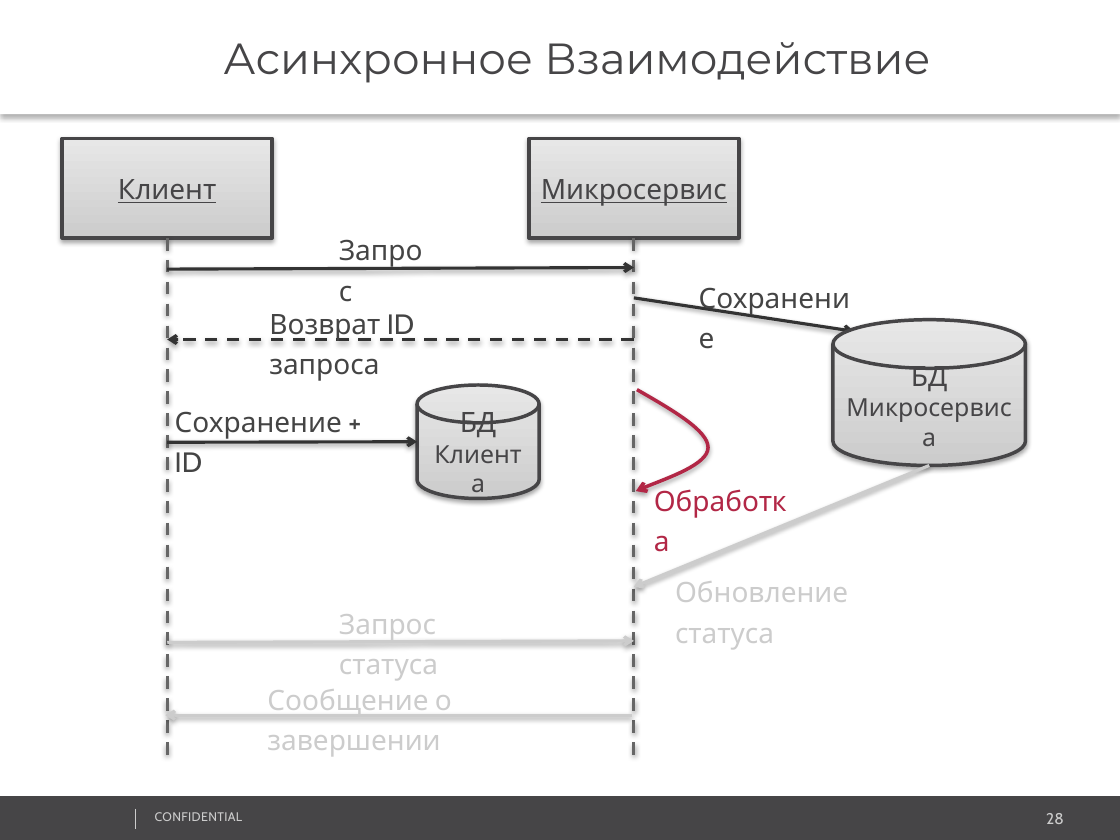
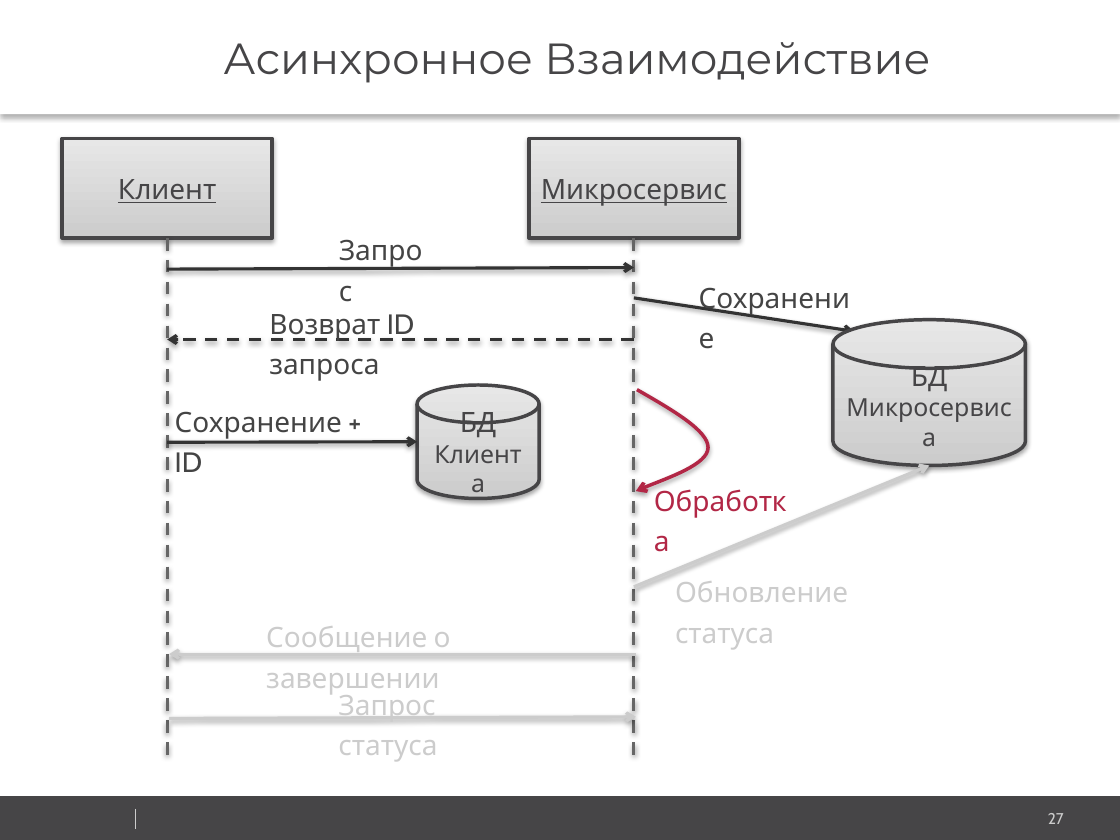
Before and after one commit to vitali-kviatkouski/personal, a slide deck: slide 27 of Microservices_Template.pptx (slide 28 before the commit). Drawn at 1120x840 pixels with LibreOffice and Linux fonts; fonts in the diff are those of the drawing; background and template pictures are left out. Boxes give left, top, right and bottom in pixels: in the first picture for what was removed or moved away, otherwise in the second. Text is boxed around its words. In the diff, an @@ line names an element or a change of style, - is before the commit and + after.

```diff
--- a/Microservices_Template.pptx
+++ b/Microservices_Template.pptx
@@ arrow (634, 587) - (930, 466): arrowheads changed @@
@@ text "Сообщение о завершении": place and size @@
-text "Сообщение о завершении" at bbox=[267, 689, 452, 756]
+text "Сообщение о завершении" at bbox=[266, 626, 451, 694]
@@ arrow moved from (167, 643) - (634, 641) to (636, 654) - (169, 654) @@
@@ text "Запрос статуса": place and size @@
-text "Запрос статуса" at bbox=[339, 614, 438, 680]
+text "Запрос статуса" at bbox=[338, 695, 437, 761]
@@ arrow moved from (632, 716) - (166, 716) to (169, 718) - (636, 717) @@
@@ text removed at bbox=[155, 812, 242, 821] @@
-CONFIDENTIAL
@@ page number at bbox=[1048, 813, 1064, 824]: text changed @@
-28
+27
```
Also in this commit, not shown: 41 other slides changed, 1 slide removed.
